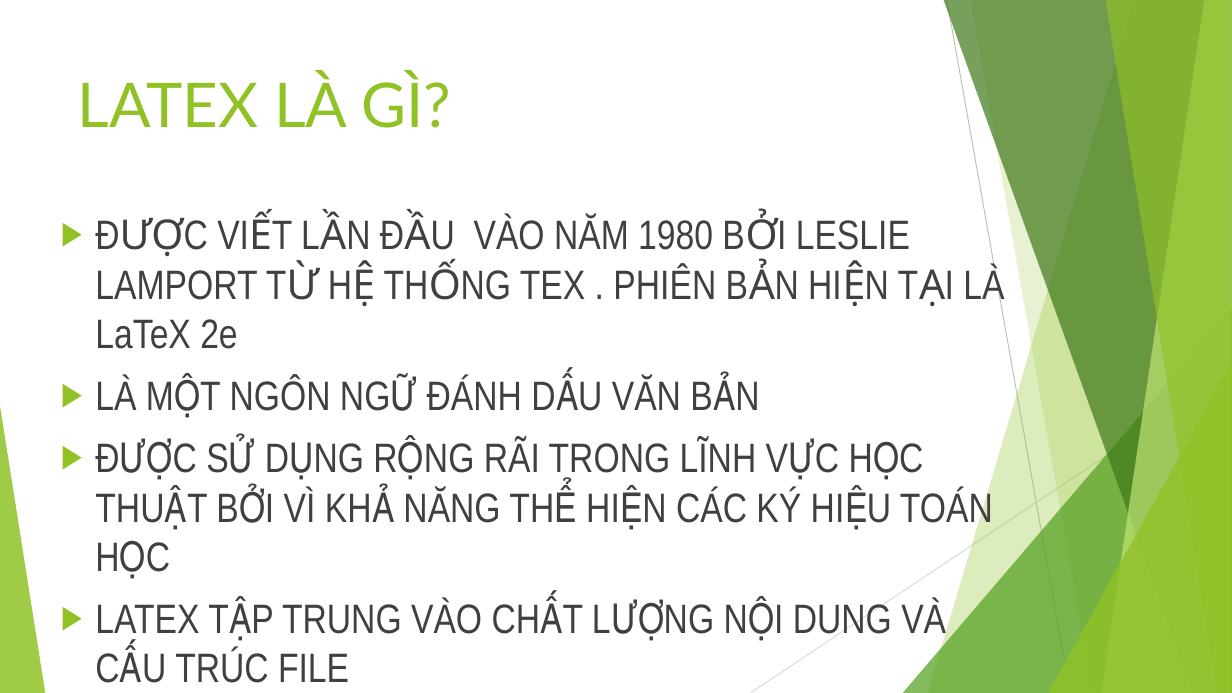
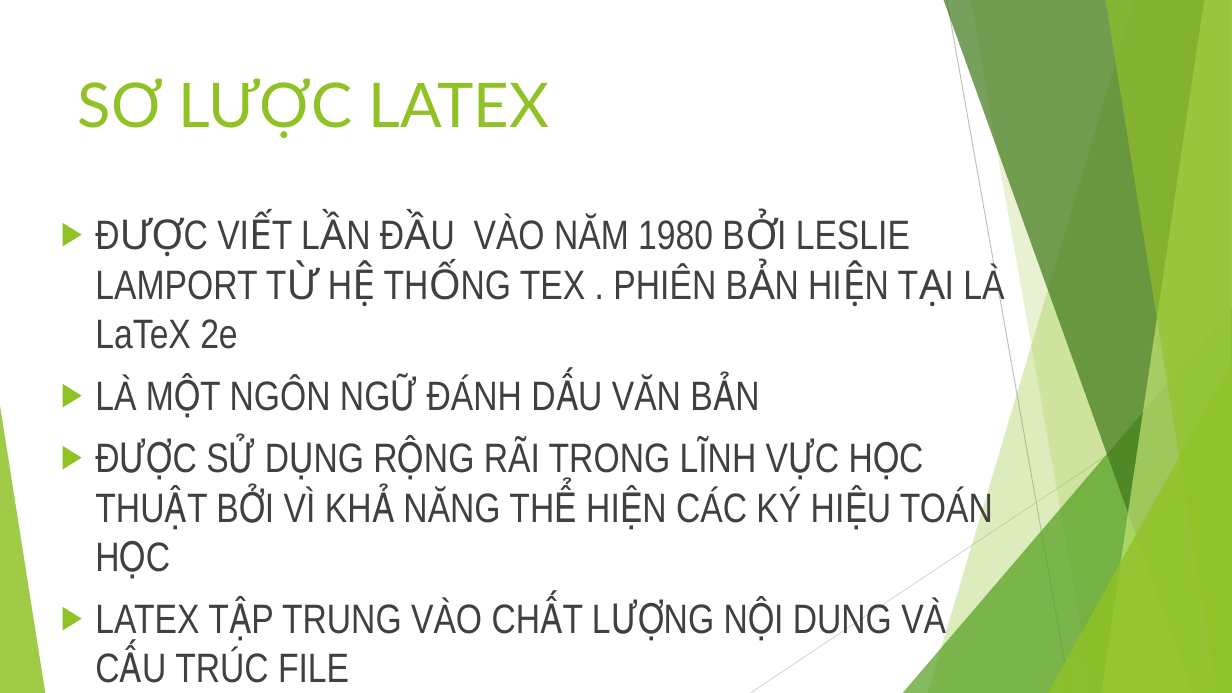
Before and after one commit to tientran0826/LaTeX, a slide deck: slide 5 of Bài 1/LATEX CƠ BẢN - Bài 1.pptx. Drawn at 1232x693 pixels with LibreOffice and Linux fonts; fonts in the diff are those of the drawing. Boxes give left, top, right and bottom in pixels: in the first picture for what was removed or moved away, otherwise in the second. Text is boxed around its words. In the diff, an @@ line names an element or a change of style, - is before the commit and + after.

```diff
--- a/Bài 1/LATEX CƠ BẢN - Bài 1.pptx
+++ b/Bài 1/LATEX CƠ BẢN - Bài 1.pptx
@@ title at box(78, 78, 550, 138): text changed @@
-LATEX LÀ GÌ?
+SƠ LƯỢC LATEX
```
Also in this commit, not shown: 1 other file.
